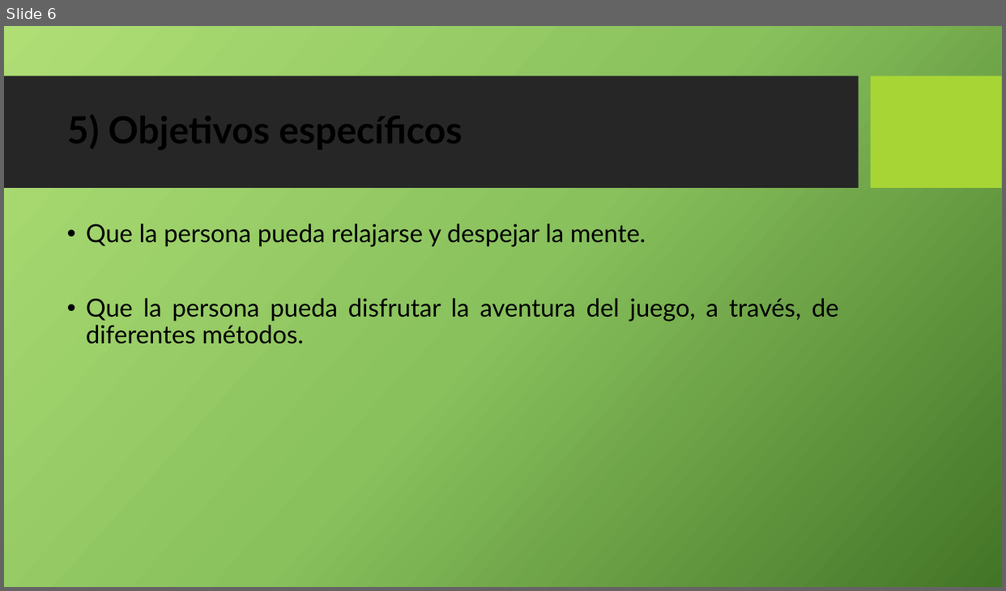
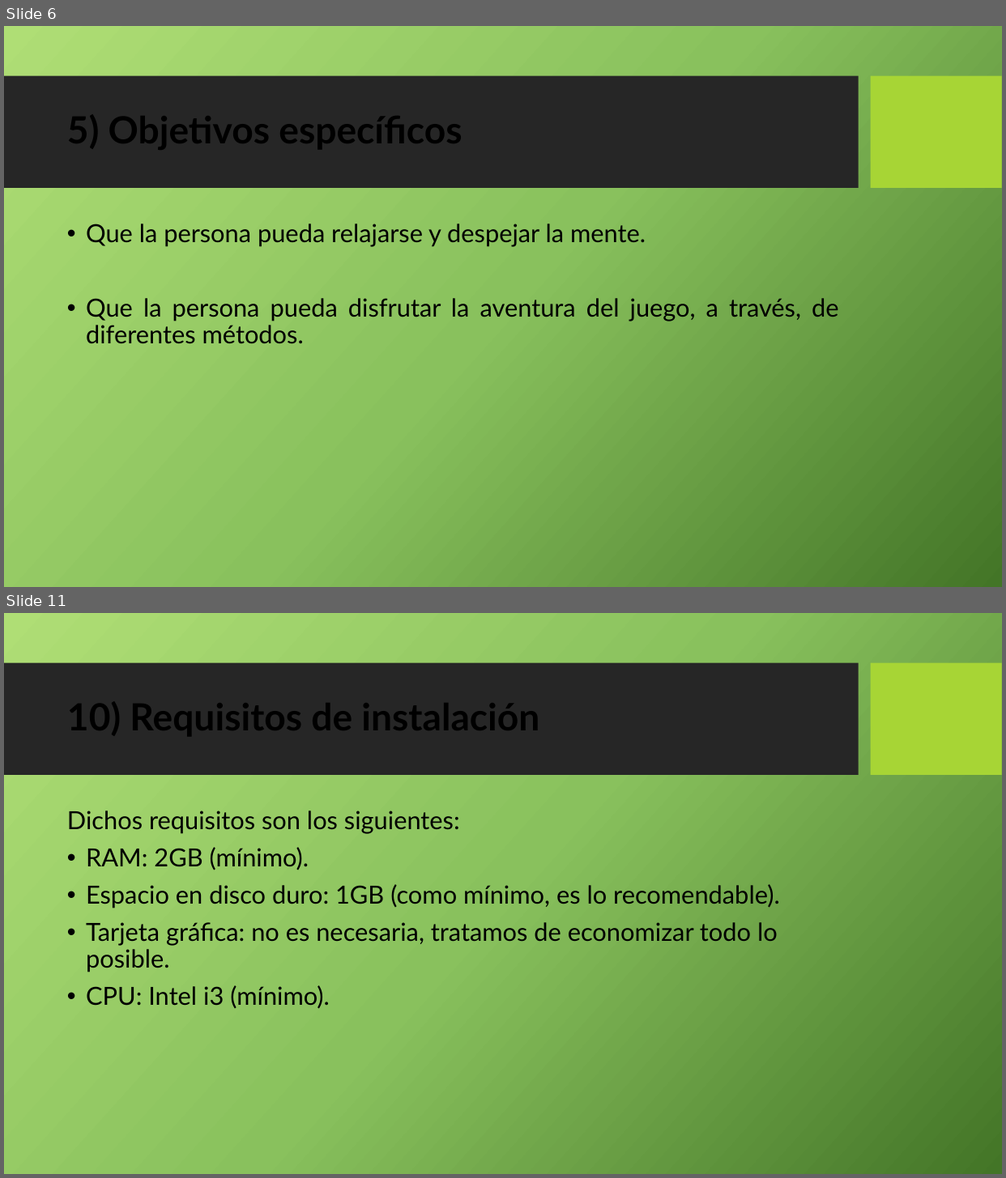
Before and after one commit to JonatanCruzz/Entrega-Final, a slide deck: EntregaFinal.pptx. Shown one above the other, each under a label of ours: slide 6 before the commit, slides 6 and 11 after it; the slides between them are not shown. The pictures are 1006x591 and 1006x1178 pixels, drawn with LibreOffice and Linux fonts; fonts in the diff are those of the drawing; background and template pictures are left out. Boxes give left, top, right and bottom in pixels: in the first picture for what was removed or moved away, otherwise in the second. Text is boxed around its words. In the diff, an @@ line names an element or a change of style, - is before the commit and + after.

```diff
--- a/EntregaFinal.pptx
+++ b/EntregaFinal.pptx
@@ slide 11 added at bbox=[4, 613, 1002, 1174], background picture (left out); not listed: 2 template elements that a slide beside it also shows @@
@@ title added at bbox=[67, 694, 539, 739], 36 pt, text #000000, bold @@
+10) Requisitos de instalación
@@ text added at bbox=[67, 811, 780, 1009], 24 pt, text #000000 @@
+Dichos requisitos son los siguientes:
+• RAM: 2GB (mínimo).
+• Espacio en disco duro: 1GB (como mínimo, es lo recomendable).
+• Tarjeta gráfica: no es necesaria, tratamos de economizar todo lo posible.
+• CPU: Intel i3 (mínimo).
```
Also in this commit, not shown: 4 other slides added, 1 other file.
